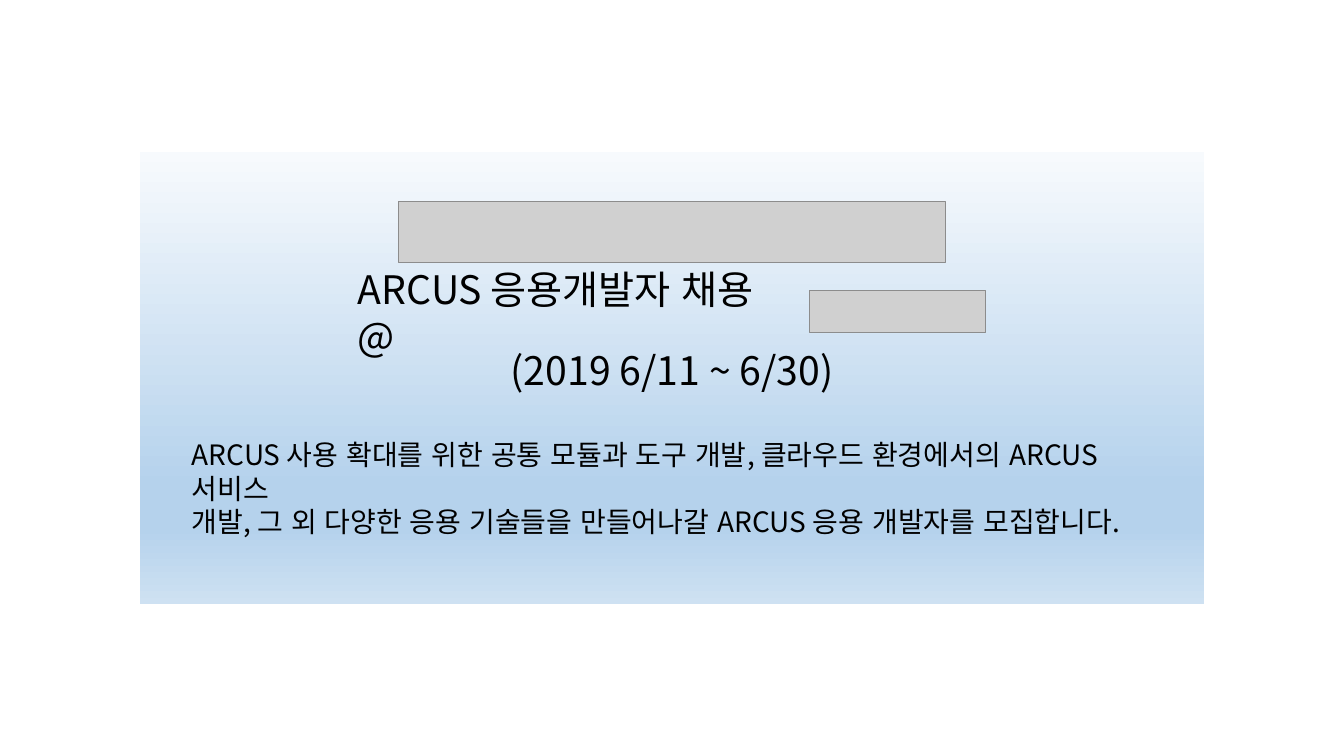
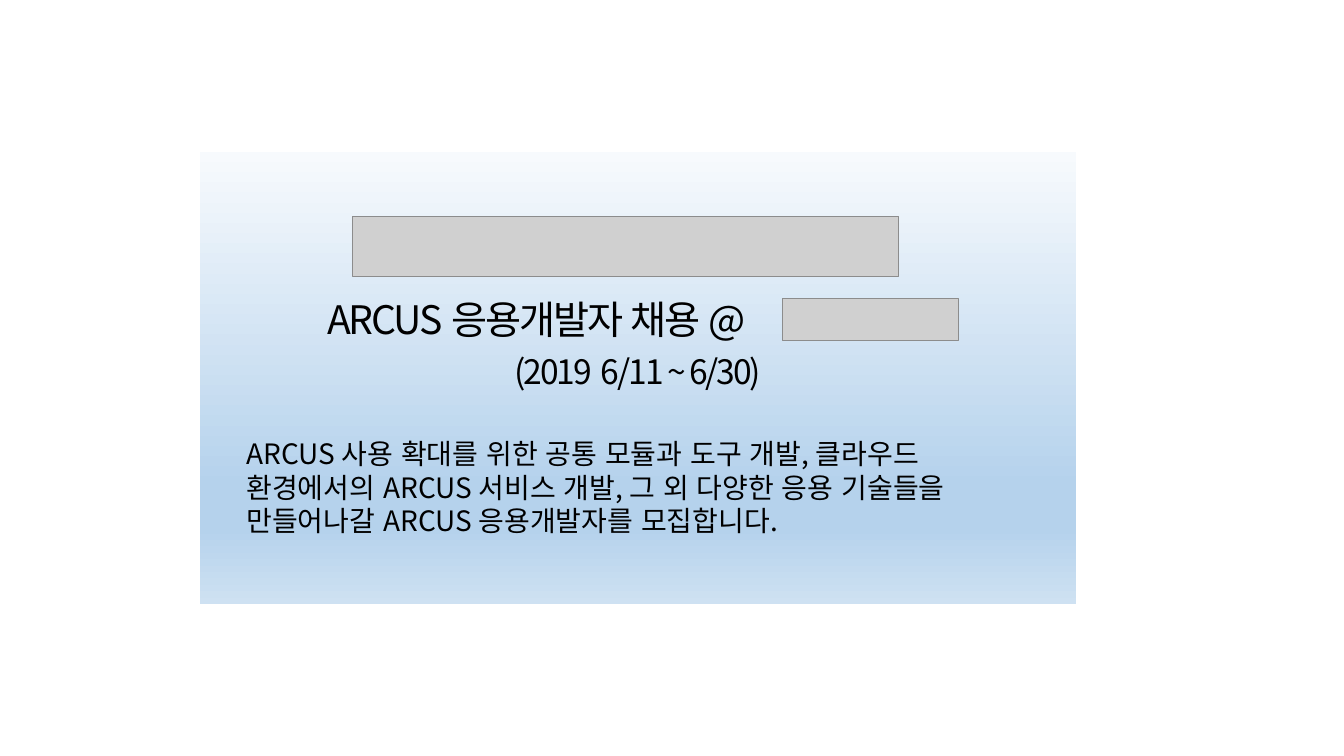
Before and after one commit to jam2in/recruit, a slide deck: slide 5 of images/jam2in-job-posting-images.pptx. Drawn at 1344x756 pixels with LibreOffice and Linux fonts; fonts in the diff are those of the drawing; grey boxes stand for pictures. Boxes give left, top, right and bottom in pixels: in the first picture for what was removed or moved away, otherwise in the second. Text is boxed around its words. In the diff, an @@ line names an element or a change of style, - is before the commit and + after.

```diff
--- a/images/jam2in-job-posting-images.pptx
+++ b/images/jam2in-job-posting-images.pptx
@@ rectangle: place and size @@
-rectangle at (140,152,1205,605)
+rectangle at (200,152,1076,605)
@@ picture: place and size @@
-picture at (399,202,946,262)
+picture at (353,216,899,276)
@@ text "ARCUS 응용개발자 채용 @": place and size @@
-text "ARCUS 응용개발자 채용 @" at (358,271,754,307)
+text "ARCUS 응용개발자 채용 @" at (327,301,700,337)
@@ text "ARCUS 응용개발자 채용 @" at (327,301,700,337): letter spacing 0 to -1.5 pt @@
@@ picture: place and size @@
-picture at (810,290,986,333)
+picture at (782,298,959,341)
@@ text "(2019 6/11 ~ 6/30)" at (515,356,761,391): size 28 to 24 pt, letter spacing 0 to -1.5 pt @@
@@ text at (246,440,944,534): text changed @@
-ARCUS 사용 확대를 위한 공통 모듈과 도구 개발, 클라우드 환경에서의 ARCUS 서비스
-개발, 그 외 다양한 응용 기술들을 만들어나갈 ARCUS 응용 개발자를 모집합니다.
+ARCUS 사용 확대를 위한 공통 모듈과 도구 개발, 클라우드 환경에서의 ARCUS 서비스 개발, 그 외 다양한 응용 기술들을 만들어나갈 ARCUS 응용개발자를 모집합니다.
```
Also in this commit, not shown: 2 other files.
